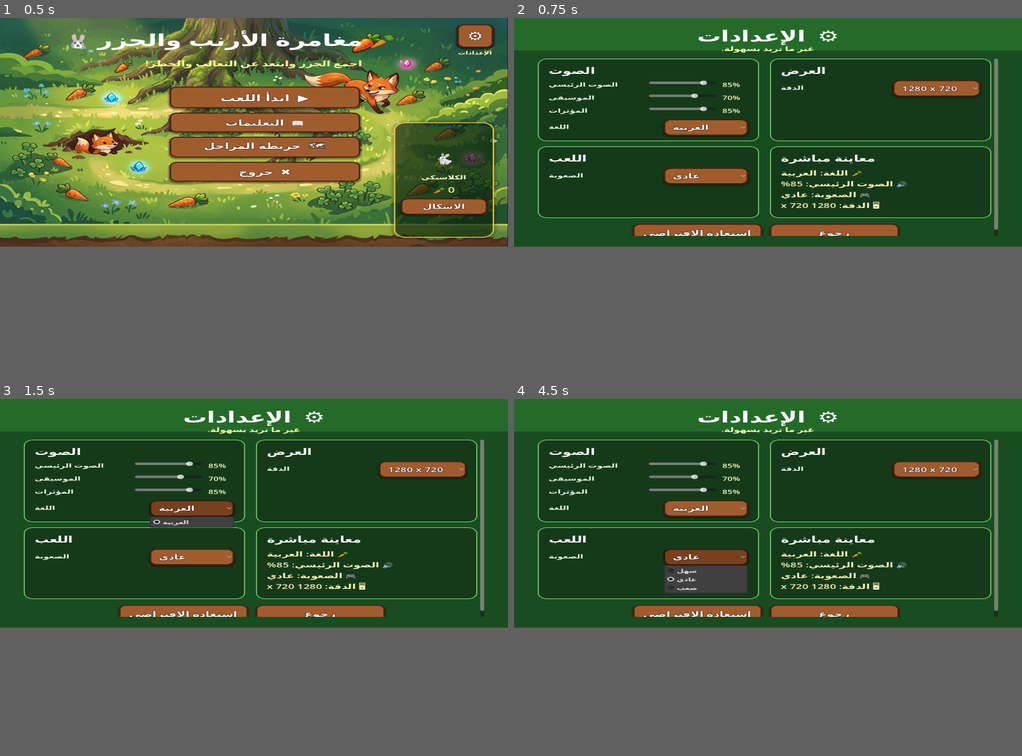
Above: before the commit, frames 1-4 (two rows, left to right).
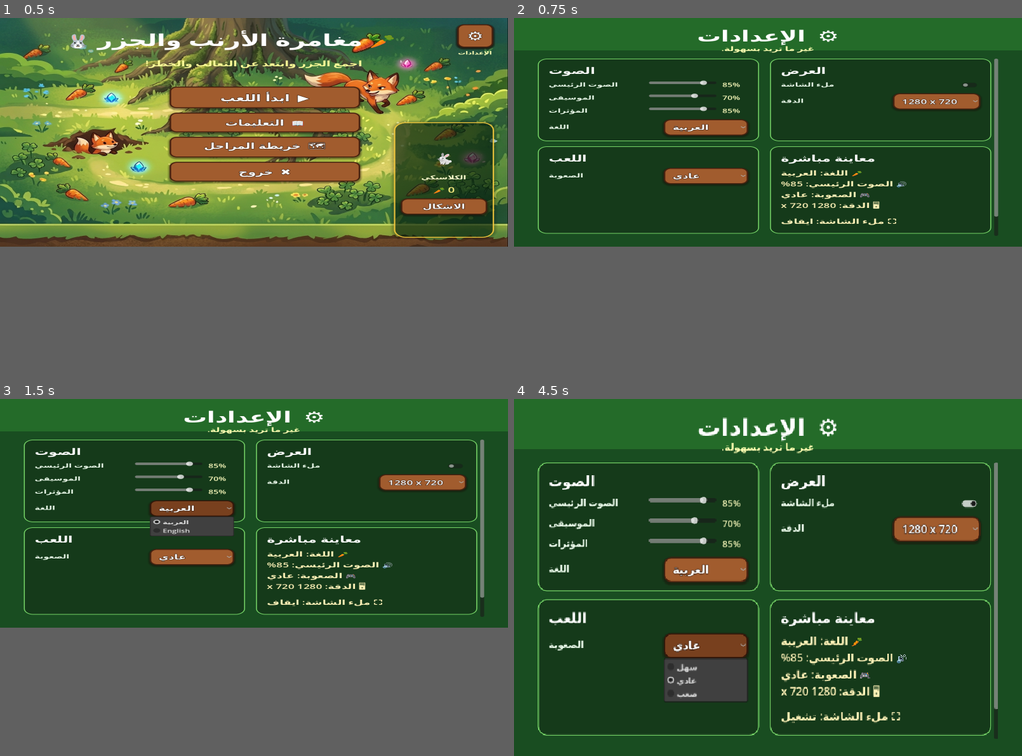
Above: after the commit, the same moments.

Repository: hamzabasem900-source/RUBBY
Game: Godot game, scene res://scenes/MainMenu.tscn
Same seed, same stepped clock (60 frames per second), same inputs: the game is played once before the commit and once after it.
Inputs (mouse positions are in pixels of both pictures, inside the frame that each line leads up to):
- Up to frame 1 (0.5 s): no input
- Up to frame 2 (0.75 s): click "⚙" at 0.5 s
- Up to frame 3 (1.5 s): click "العربية" at 1.25 s
- Up to frame 4 (4.5 s): click "1280 x 720" at 2 s; click (696, 613) at 2.75 s, where only the run before the commit has a clickable "استعادة الافتراضي"; click (971, 466) at 3.52 s; click "عادي" at 4.25 s
In frame 4 the window is 800x360 before the commit and 800x562 after it. Grey fills any space a smaller window leaves; there, only what the larger window draws over its background counts as a difference.

Frame 1 is identical in both runs. In frame 2, 3.7% of the frame differs, in the area x 4-96%, y 17-62%; in frame 3, 4.0%; in frame 4, 22%, in the area x 0-100%, y 3-95%.

Commit message:
Restore language and display settings

Diff:
--- a/scripts/game_manager.gd
+++ b/scripts/game_manager.gd
@@ -26,7 +26,7 @@
 
 var level_configs: Array = [
 	{
-		"level": 1, "time_limit": 150.0, "lives": 3,
+		"level": 1, "time_limit": 120.0, "lives": 3,
 		"required_score": 300, "fox_count": 2,
 		"hole_count": 4, "thorn_count": 4,
 		"carrot_count": 12, "golden_carrot_count": 2,
@@ -35,7 +35,7 @@
 		"carrot_respawn_delay": 3.0
 	},
 	{
-		"level": 2, "time_limit": 135.0, "lives": 3,
+		"level": 2, "time_limit": 100.0, "lives": 3,
 		"required_score": 330, "fox_count": 3,
 		"hole_count": 6, "thorn_count": 7,
 		"carrot_count": 24, "golden_carrot_count": 4,
@@ -43,7 +43,7 @@
 		"fox_min_dist": 112.0
 	},
 	{
-		"level": 3, "time_limit": 120.0, "lives": 2,
+		"level": 3, "time_limit": 80.0, "lives": 2,
 		"required_score": 370, "fox_count": 4,
 		"hole_count": 8, "thorn_count": 10,
 		"carrot_count": 25, "golden_carrot_count": 6,
--- a/scripts/hud.gd
+++ b/scripts/hud.gd
@@ -12,6 +12,7 @@
 
 var heart_labels: Array = []
 var max_lives: int = 3
+var _last_life_tween: Tween
 
 func _ready() -> void:
 	GameManager.score_changed.connect(_on_score_changed)
@@ -41,6 +42,7 @@
 func _rebuild_hearts(val: int) -> void:
 	if not hearts_box:
 		return
+	_stop_last_life_blink()
 	for child in hearts_box.get_children():
 		child.free()
 	heart_labels.clear()
@@ -52,6 +54,32 @@
 		lbl.add_theme_color_override("font_color", Color(1, 0.12, 0.18))
 		hearts_box.add_child(lbl)
 		heart_labels.append(lbl)
+	if visible_hearts == 1:
+		_start_last_life_blink(heart_labels[0])
+
+func _start_last_life_blink(heart: Label) -> void:
+	if not heart:
+		return
+	heart.pivot_offset = Vector2(heart.size.x * 0.5, heart.size.y * 0.5)
+	heart.modulate = Color(1, 1, 1, 1)
+	heart.scale = Vector2.ONE
+	_last_life_tween = create_tween()
+	_last_life_tween.set_loops()
+	_last_life_tween.set_trans(Tween.TRANS_SINE)
+	_last_life_tween.set_ease(Tween.EASE_IN_OUT)
+	_last_life_tween.tween_property(heart, "modulate:a", 0.28, 0.22)
+	_last_life_tween.parallel().tween_property(heart, "scale", Vector2(1.25, 1.25), 0.22)
+	_last_life_tween.tween_property(heart, "modulate:a", 1.0, 0.22)
+	_last_life_tween.parallel().tween_property(heart, "scale", Vector2.ONE, 0.22)
+
+func _stop_last_life_blink() -> void:
+	if _last_life_tween and _last_life_tween.is_valid():
+		_last_life_tween.kill()
+	_last_life_tween = null
+	for heart in heart_labels:
+		if heart:
+			heart.modulate = Color(1, 1, 1, 1)
+			heart.scale = Vector2.ONE
 
 func _on_time_changed(val: float) -> void:
 	if not time_label:
--- a/scripts/settings_manager.gd
+++ b/scripts/settings_manager.gd
@@ -36,14 +36,13 @@
 		return
 	for key in DEFAULT_SETTINGS.keys():
 		values[key] = config.get_value(SECTION, key, DEFAULT_SETTINGS[key])
-	_sanitize_removed_settings()
-
-func _sanitize_removed_settings() -> void:
-	# English, mute, and fullscreen controls are no longer exposed in Settings.
-	# Keep saved legacy values from reintroducing them into the visible UI.
-	values["language"] = "العربية"
-	values["mute_audio"] = false
-	values["fullscreen"] = false
+	_sanitize_settings()
+
+func _sanitize_settings() -> void:
+	if not ["العربية", "English"].has(str(values["language"])):
+		values["language"] = str(DEFAULT_SETTINGS["language"])
+	if not ["1024 x 720", "1280 x 720", "1600 x 900", "1920 x 1080"].has(str(values["resolution"])):
+		values["resolution"] = str(DEFAULT_SETTINGS["resolution"])
 
 func save_settings() -> void:
 	var config := ConfigFile.new()
@@ -55,7 +54,7 @@
 
 func reset_to_defaults() -> void:
 	values = DEFAULT_SETTINGS.duplicate(true)
-	_sanitize_removed_settings()
+	_sanitize_settings()
 	apply_all()
 	save_settings()
 	settings_changed.emit()
@@ -67,7 +66,7 @@
 		return
 	var old_language := str(values["language"])
 	values[key] = value
-	_sanitize_removed_settings()
+	_sanitize_settings()
 	apply_all()
 	if save_now:
 		save_settings()
@@ -88,10 +87,10 @@
 	window.content_scale_mode = Window.CONTENT_SCALE_MODE_CANVAS_ITEMS
 	window.content_scale_aspect = Window.CONTENT_SCALE_ASPECT_IGNORE
 
-	# Fullscreen is no longer user-facing, so every resolution selection must
-	# apply as an actual window size immediately.
-	values["fullscreen"] = false
-	_apply_windowed_size(_resolution_to_vector(str(values["resolution"])))
+	if bool(values["fullscreen"]):
+		_apply_fullscreen_window()
+	else:
+		_apply_windowed_size(_resolution_to_vector(str(values["resolution"])))
 
 func _apply_fullscreen_window() -> void:
 	var screen_size := DisplayServer.screen_get_size()
--- a/scripts/settings_menu.gd
+++ b/scripts/settings_menu.gd
@@ -92,10 +92,11 @@
 		_create_slider_row("master_volume", "master_volume"),
 		_create_slider_row("music_volume", "music_volume"),
 		_create_slider_row("sfx_volume", "sfx_volume"),
-		_create_option_row("language", "language", ["العربية"])
+		_create_option_row("language", "language", ["العربية", "English"])
 	]))
 
 	grid.add_child(_create_card("visuals", [
+		_create_check_row("fullscreen", "fullscreen"),
 		_create_option_row("resolution", "resolution", ["1280 x 720", "1600 x 900", "1920 x 1080", "1024 x 720"])
 	]))
 
@@ -264,7 +265,8 @@
 	_preview_label.text = "🥕 " + SettingsManager.text("language") + ": " + str(SettingsManager.get_setting("language")) + "\n" + \
 		"🔊 " + SettingsManager.text("master_volume") + ": " + str(int(float(SettingsManager.get_setting("master_volume")) * 100.0)) + "%\n" + \
 		"🎮 " + SettingsManager.text("difficulty") + ": " + SettingsManager.option_text("difficulty", str(SettingsManager.get_setting("difficulty"))) + "\n" + \
-		"🖥 " + SettingsManager.text("resolution") + ": " + str(SettingsManager.get_setting("resolution"))
+		"🖥 " + SettingsManager.text("resolution") + ": " + str(SettingsManager.get_setting("resolution")) + "\n" + \
+		"⛶ " + SettingsManager.text("fullscreen") + ": " + SettingsManager.text("on" if bool(SettingsManager.get_setting("fullscreen")) else "off")
 
 func _refresh_language(_language: String) -> void:
 	for label in _labels:
